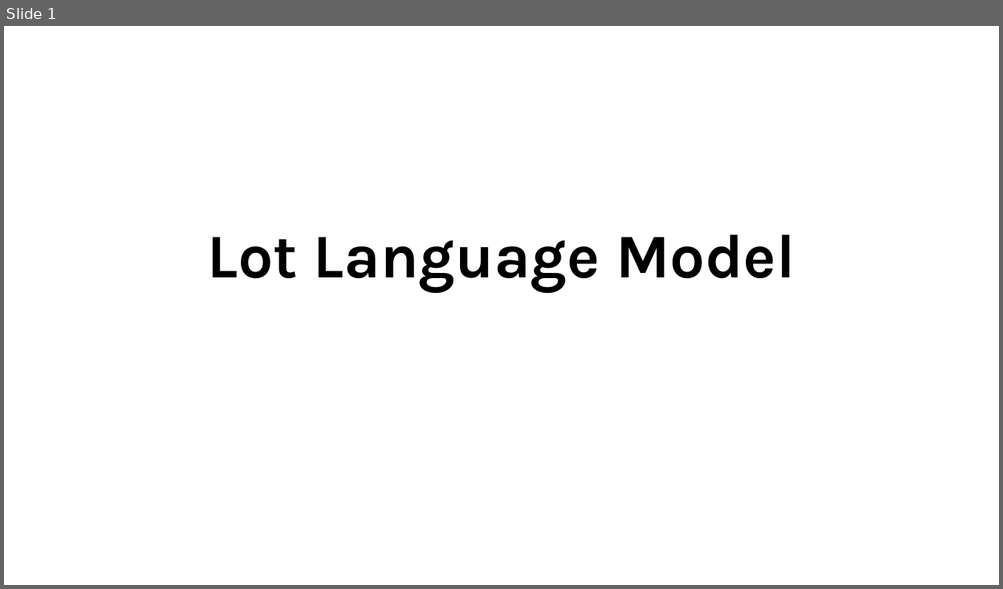
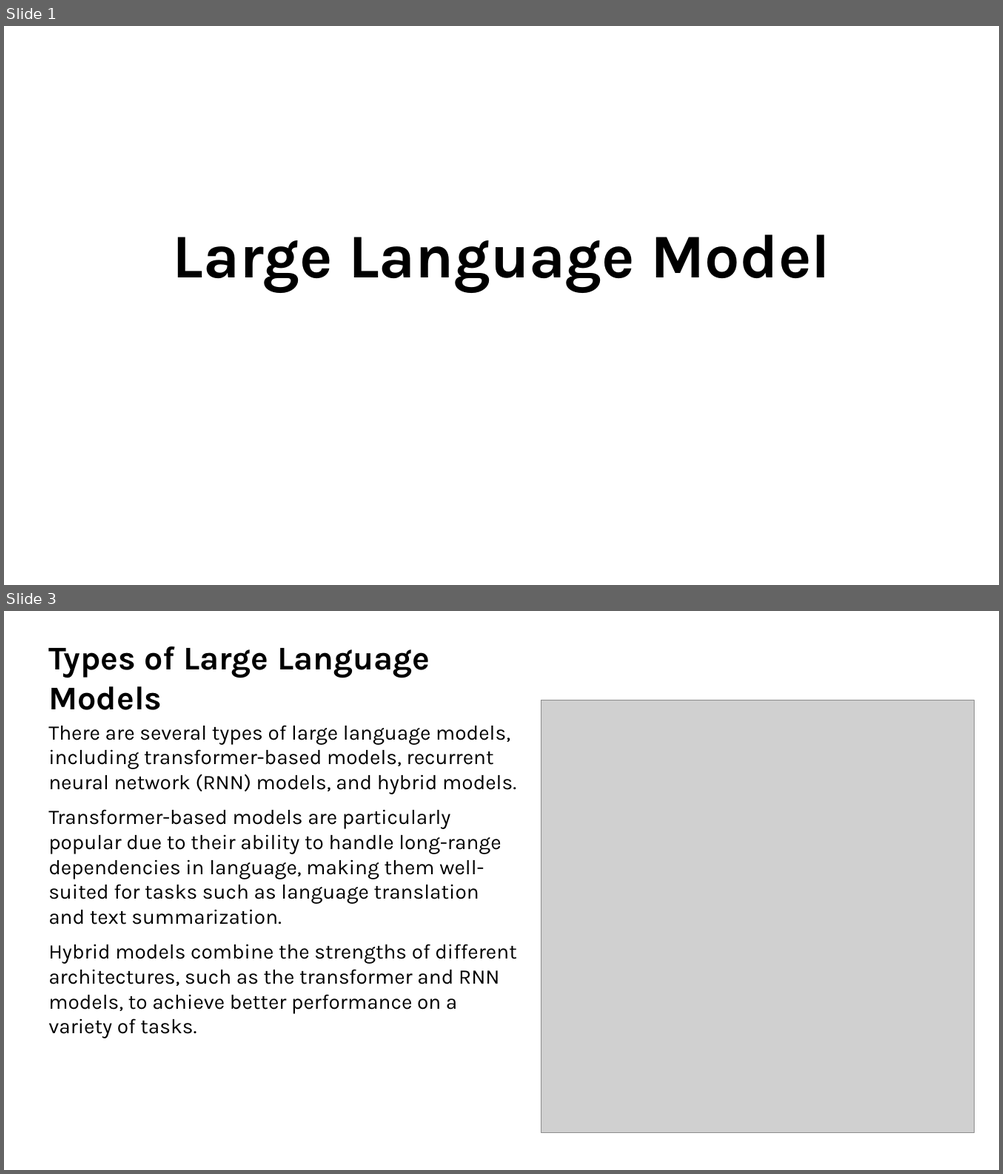
Before and after one commit to Hariprasath-2218/AURA, a slide deck: output.pptx. Shown one above the other, each under a label of ours: slide 1 before the commit, slides 1 and 3 after it; the slides between them are not shown. The pictures are 1003x589 and 1003x1174 pixels, drawn with LibreOffice and Linux fonts; fonts in the diff are those of the drawing; grey boxes stand for pictures; background and template pictures are left out. Boxes give left, top, right and bottom in pixels: in the first picture for what was removed or moved away, otherwise in the second. Text is boxed around its words. In the diff, an @@ line names an element or a change of style, - is before the commit and + after.

```diff
--- a/output.pptx
+++ b/output.pptx
@@ slide 3 added at (4, 611, 999, 1170), background picture (left out) @@
@@ text added at (48, 647, 430, 710), 32 pt, text #000000, bold @@
+Types of Large Language Models
@@ picture added at (541, 701, 974, 1133) @@
@@ text added at (48, 725, 516, 1039), 20 pt, text #000000 @@
+There are several types of large language models, including transformer-based models, recurrent neural network (RNN) models, and hybrid models.
+Transformer-based models are particularly popular due to their ability to handle long-range dependencies in language, making them well-suited for tasks such as language translation and text summarization.
+Hybrid models combine the strengths of different architectures, such as the transformer and RNN models, to achieve better performance on a variety of tasks.
@@ slide 1 changed as well @@
@@ text at (173, 235, 831, 292): text changed @@
-Lot Language Model
+Large Language Model
```
Also in this commit, not shown: 4 other slides changed, 2 other slides added, 3 slides removed, 3 other files.
